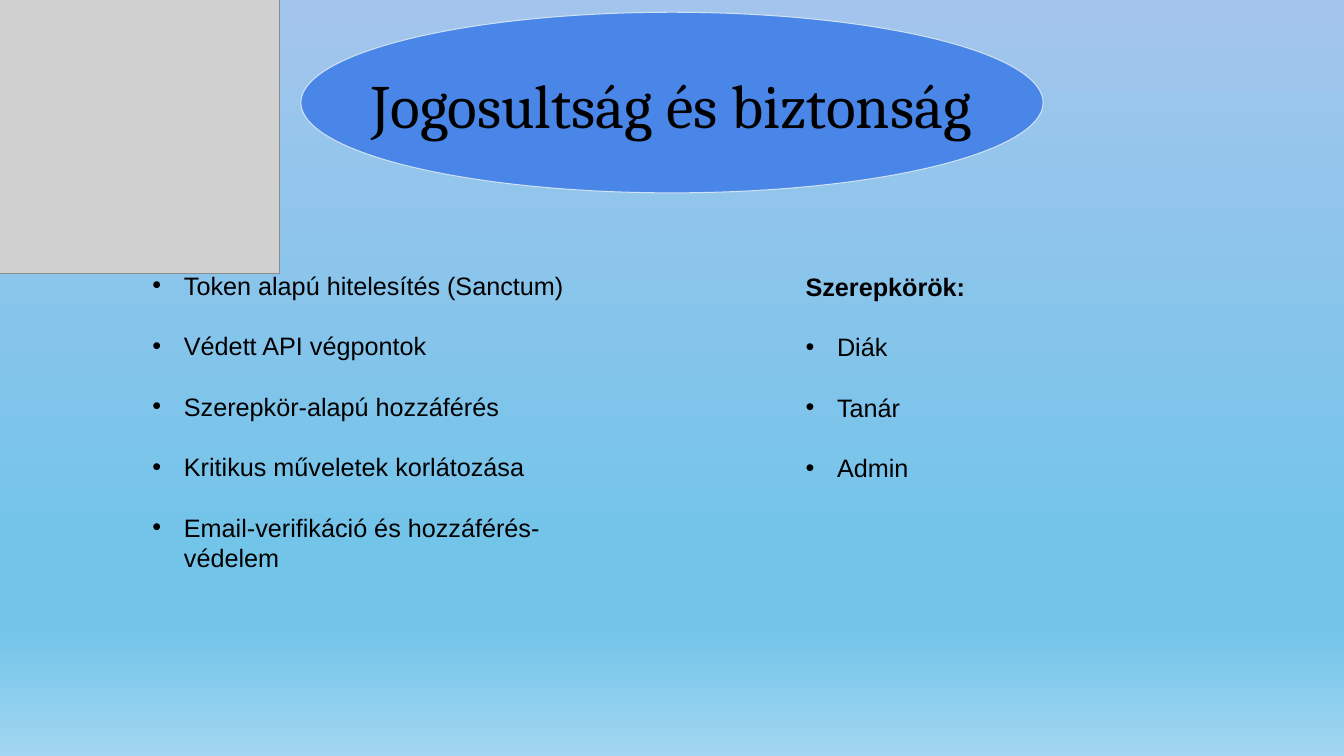
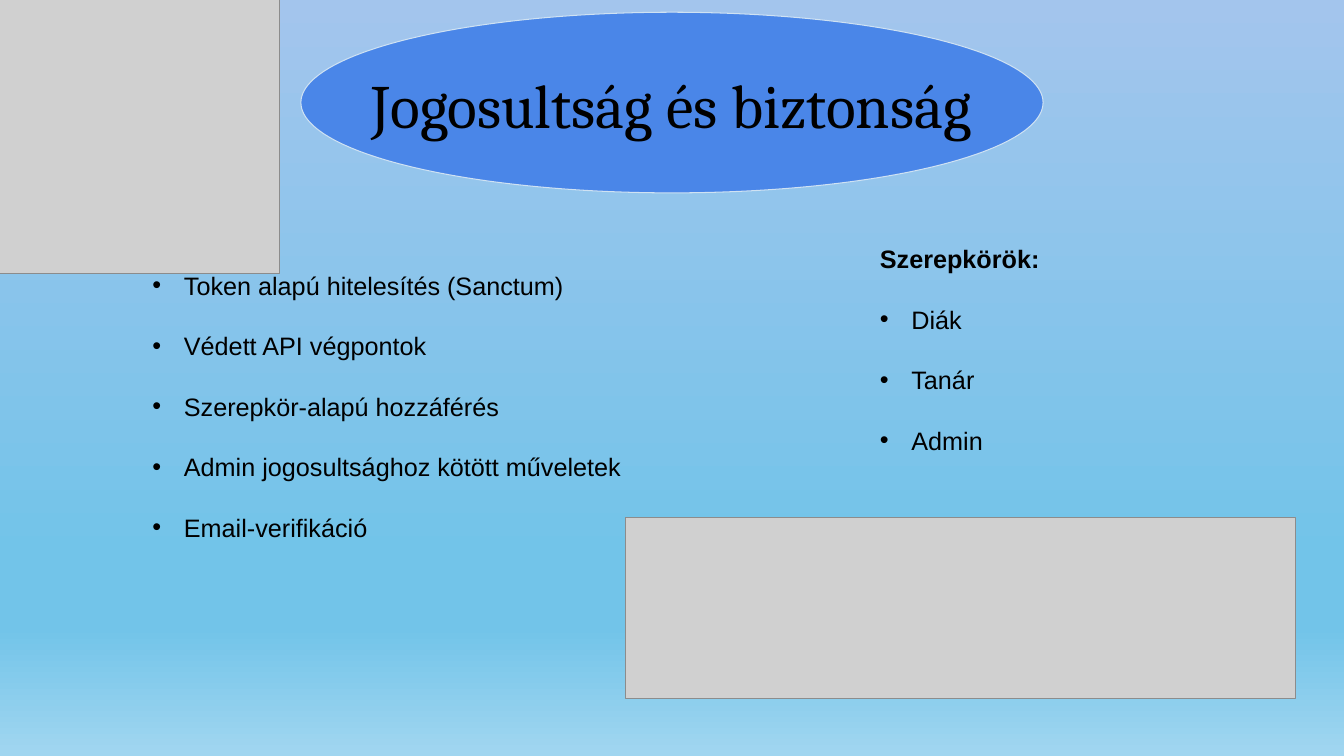
Before and after one commit to nagyls/13_S2_5_vizsgaremek, a slide deck: slide 8 of dokumentumok/Prezentáció_NagyLevedSamuel_TothTamas.pptx (slide 7 before the commit). Drawn at 1344x756 pixels with LibreOffice and Linux fonts; fonts in the diff are those of the drawing; grey boxes stand for pictures. Boxes give left, top, right and bottom in pixels: in the first picture for what was removed or moved away, otherwise in the second. Text is boxed around its words. In the diff, an @@ line names an element or a change of style, - is before the commit and + after.

```diff
--- a/dokumentumok/Prezentáció_NagyLevedSamuel_TothTamas.pptx
+++ b/dokumentumok/Prezentáció_NagyLevedSamuel_TothTamas.pptx
@@ text "Szerepkörök:": place and size @@
-text "Szerepkörök:" at (806, 277, 966, 478)
+text "Szerepkörök:" at (880, 249, 1040, 451)
@@ text at (184, 457, 621, 538): text changed @@
-• Kritikus műveletek korlátozása
-• Email-verifikáció és hozzáférés-védelem
+• Admin jogosultsághoz kötött műveletek
+• Email-verifikáció
@@ picture added at (625, 517, 1296, 698) @@
```
Also in this commit, not shown: 4 other slides changed, 1 slide added, 1 slide removed.
